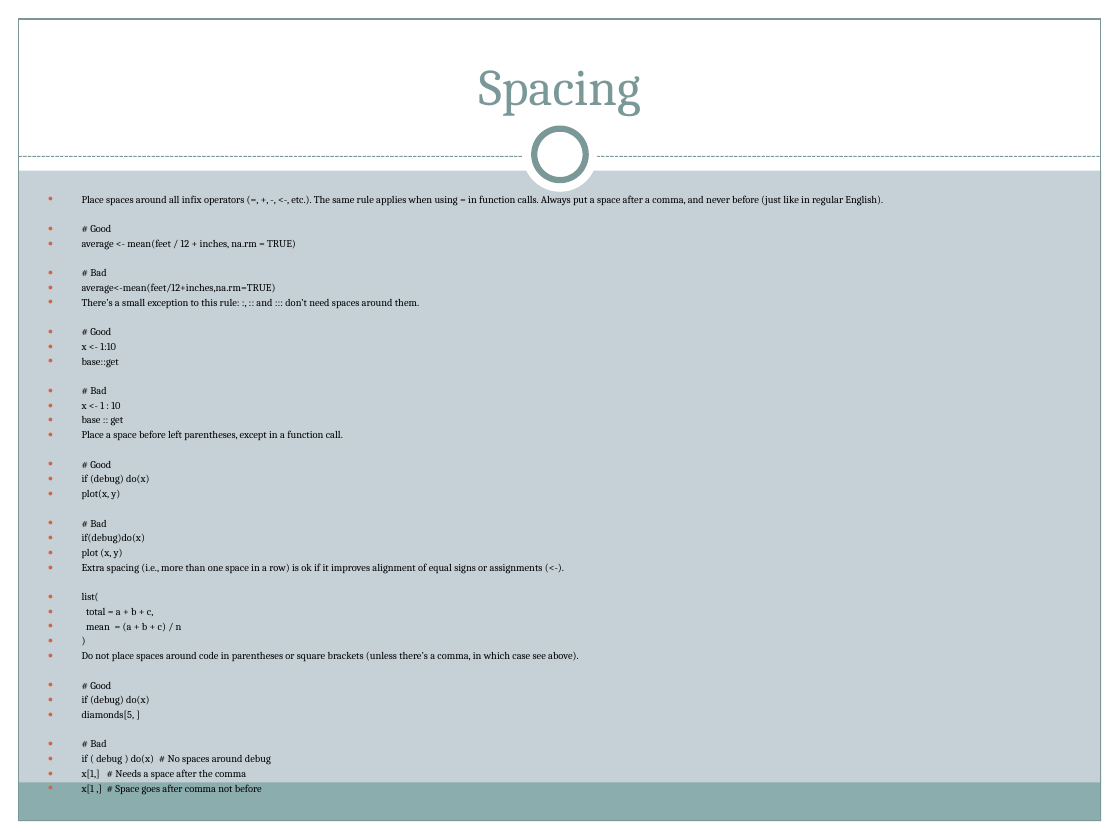
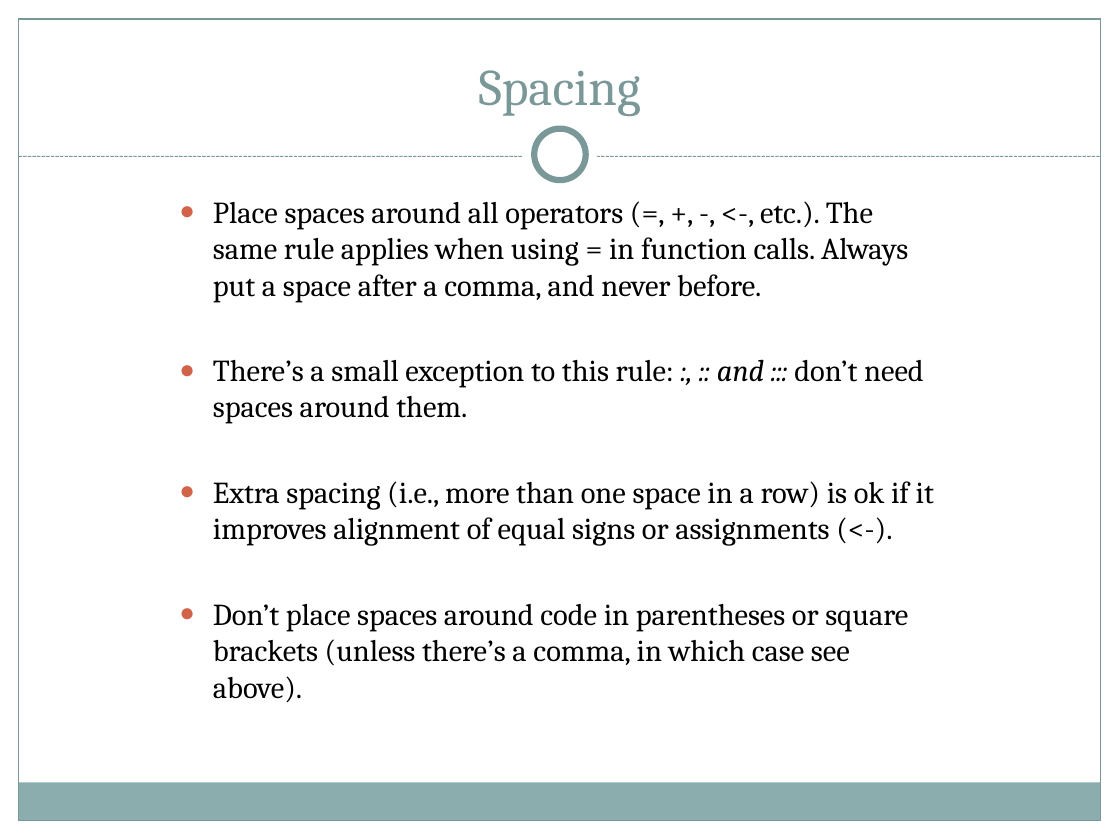
Before and after one commit to roxannebeauclair/RepoWorkFlow, a slide deck: slide 20 of Documents/Presentation Slides/Reproducible reports Delva Group Seminar 29 Feb to 04 March.pptx (slide 16 before the commit). Drawn at 1120x840 pixels with LibreOffice and Linux fonts; fonts in the diff are those of the drawing. Boxes give left, top, right and bottom in pixels: in the first picture for what was removed or moved away, otherwise in the second. Text is boxed around its words. In the diff, an @@ line names an element or a change of style, - is before the commit and + after.

```diff
--- a/Documents/Presentation Slides/Reproducible reports Delva Group Seminar 29 Feb to 04 March.pptx
+++ b/Documents/Presentation Slides/Reproducible reports Delva Group Seminar 29 Feb to 04 March.pptx
@@ background #C5D1D7 to #FFFFFF @@
@@ text "Place spaces around all operators ...": place and size @@
-text "Place spaces around all operators ..." at [82,195,883,795]
+text "Place spaces around all operators ..." at [213,201,934,702]
@@ text at [213,201,908,303]: text changed; size 6.8 to 19.6 pt @@
-● Place spaces around all infix operators (=, +, -, <-, etc.). The same rule applies when using = in function calls. Always put a space after a comma, and never before (just like in regular English).
-● # Good
-● average <- mean(feet / 12 + inches, na.rm = TRUE)
-● # Bad
-● average<-mean(feet/12+inches,na.rm=TRUE)
+● Place spaces around all operators (=, +, -, <-, etc.). The same rule applies when using = in function calls. Always put a space after a comma, and never before.
@@ text at [82,328,343,559]: paragraphs removed @@
-● # Good
-● x <- 1:10
-● base::get
-● # Bad
-● x <- 1 : 10
-● base :: get
-● Place a space before left parentheses, except in a function call.
-● # Good
-● if (debug) do(x)
-● plot(x, y)
-● # Bad
-● if(debug)do(x)
-● plot (x, y)
@@ text at [213,359,934,546]: size 6.8 to 19.6 pt in "There’s a small exception to this rule: ...", "Extra spacing (i.e., more than one space ..."; italic on in ":, :: and :::"; more space between paragraphs @@
@@ text at [213,604,908,702]: text changed; size 6.8 to 19.6 pt @@
-● list(
-● total = a + b + c,
-● mean = (a + b + c) / n
-● )
-● Do not place spaces around code in parentheses or square brackets (unless there’s a comma, in which case see above).
-● # Good
-● if (debug) do(x)
-● diamonds[5, ]
-● # Bad
-● if ( debug ) do(x) # No spaces around debug
-● x[1,] # Needs a space after the comma
-● x[1 ,] # Space goes after comma not before
+● Don’t place spaces around code in parentheses or square brackets (unless there’s a comma, in which case see above).
```
Also in this commit, not shown: 12 other slides changed, 4 slides added, 7 other files.
